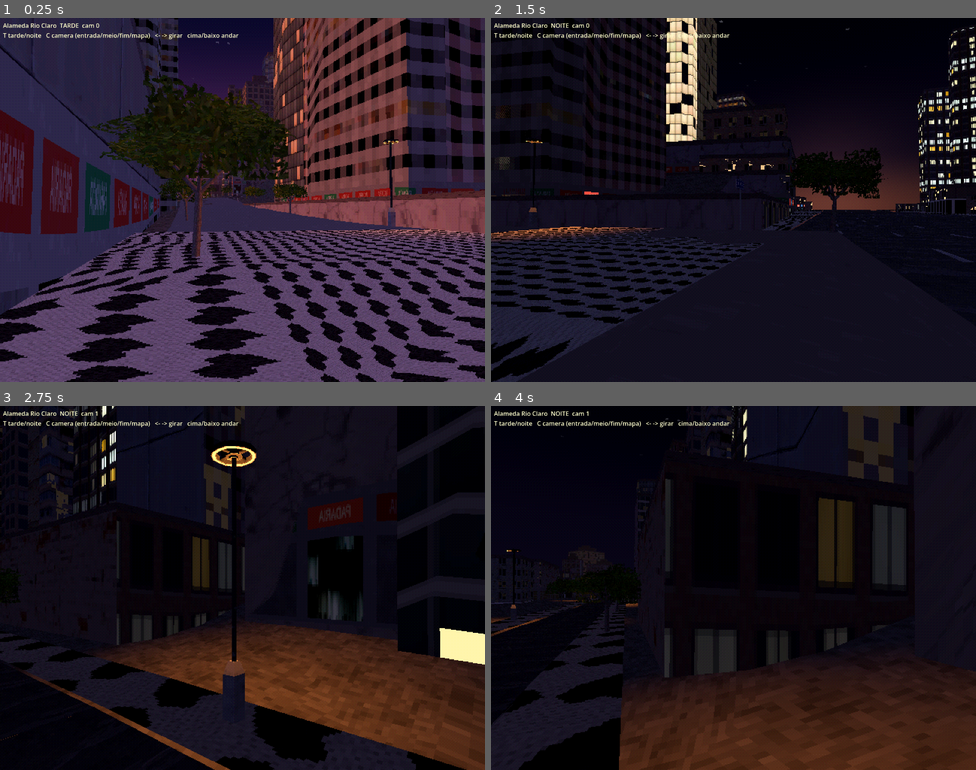
Above: before the commit, frames 1-4 (two rows, left to right).
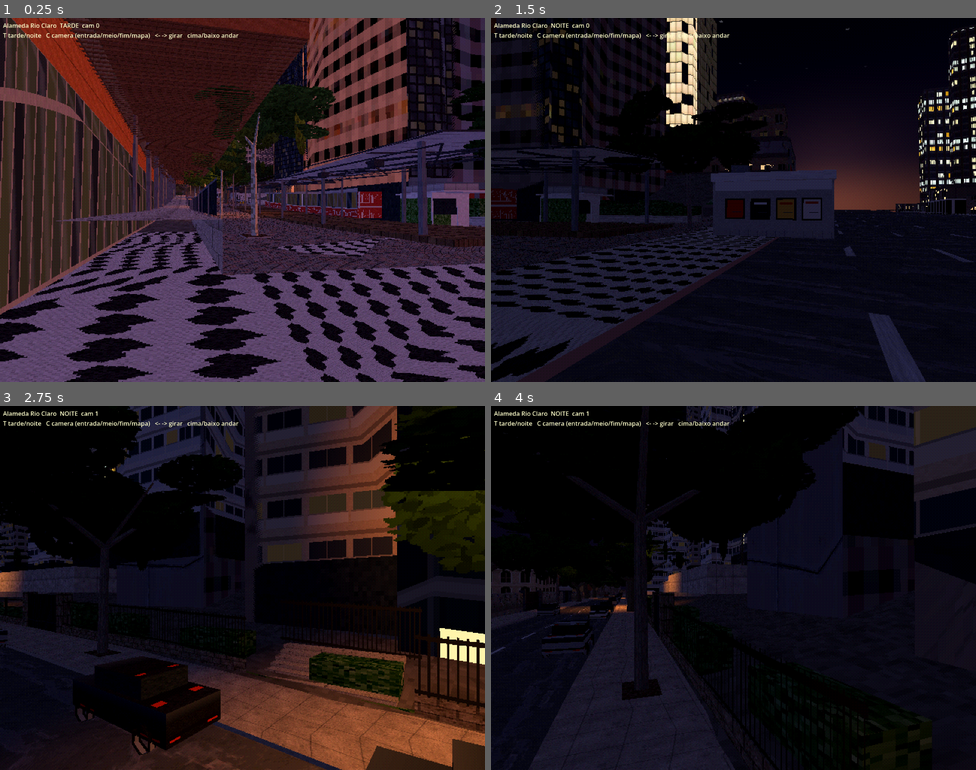
Above: after the commit, the same moments.

Repository: muricristino/walking-simulator-paulista
Game: Godot game, scene res://lab/rio_claro.tscn
Same seed, same stepped clock (60 frames per second), same inputs: the game is played once before the commit and once after it. This scene is started directly instead of the project's main scene.
Inputs (mouse positions are in pixels of both pictures, inside the frame that each line leads up to):
- Up to frame 1 (0.25 s): no input
- Up to frame 2 (1.5 s): tap Enter at 0.5 s; move the mouse to (840, 181) at 0.52 s; hold Right (ui_right) 0.53-1.28 s; tap P at 0.6 s; click (840, 181) at 0.67 s; tap Space at 0.77 s; move the mouse to (636, 218) at 1.27 s; hold Down (ui_down) from 1.28 s (still down); tap T at 1.35 s
- Up to frame 3 (2.75 s): tap Space at 1.52 s; move the mouse to (291, 507) at 2.02 s; release Down (ui_down) at 2.03 s; hold Right (ui_right) from 2.03 s (still down); tap C at 2.1 s
- Up to frame 4 (4 s): move the mouse to (709, 660) at 2.77 s; release Right (ui_right) at 2.78 s; hold Up (ui_up) 2.78-3.53 s; tap Z at 2.85 s; click (709, 660) at 2.92 s; tap Space at 3.02, 3.77 s; move the mouse to (879, 642) at 3.52 s; hold Left (ui_left) from 3.53 s (still down); tap X at 3.6 s

The runs differ from the first frame. In frame 1, 47% of the frame differs, in the area x 0-100%, y 0-82%; in frame 2, 10%; in frame 3, 42%; in frame 4, 35%.

Commit message:
feat: load blender rio claro models with ps1 materials and collision

Diff:
--- a/scripts/rio_claro.gd
+++ b/scripts/rio_claro.gd
@@ -4,6 +4,7 @@
 const PS1 := preload("res://scripts/ps1.gdshader")
 const OsmCity := preload("res://scripts/osm_city.gd")
 const Props := preload("res://scripts/props.gd")
+const Models := preload("res://scripts/rio_claro_models.gd")
 
 var data: Dictionary
 var grid: Dictionary
@@ -16,6 +17,8 @@
 var start := Vector3.ZERO
 var end := Vector3.ZERO
 var lamps := []
+var models := Models.new()
+var use_models := true
 
 
 func _init() -> void:
@@ -97,10 +100,13 @@
 	root = Node3D.new()
 	parent.add_child(root)
 	_mat("asphalt", Tex.plate("res://assets/road/b_128.png"))
-	_mat("walk", Tex.mosaic(4))
+	_mat("walk", Tex.plate("res://assets/rioclaro/tex/sidewalk.png") if models.available() else Tex.mosaic(4))
 	_mat("paving", Tex.plate("res://assets/props/concrete.png"))
 	_mat("ground", Tex.flat(Color(0.36, 0.34, 0.31), 16, 0.05, 0.4, 77))
 	_mat("curb", Tex.flat(Color(0.62, 0.6, 0.58), 8, 0.03, 0.3, 6))
+	var mroot: Node3D = null
+	if use_models and models.available():
+		mroot = models.build()
 	_terrain(skip_near_paulista)
 	_street()
 	for c in data.cross:
@@ -122,9 +128,41 @@
 	fb.add_child(cs)
 	root.add_child(fb)
 	osm.set_glow(0.18)
-	root.add_child(osm.build_data({"buildings": data.buildings}))
+	var keep := []
+	for i in data.buildings.size():
+		if not models.replaced.has(i):
+			keep.append(data.buildings[i])
+	root.add_child(osm.build_data({"buildings": keep}))
+	if mroot:
+		root.add_child(mroot)
+		for p in models.lamps:
+			var ol := OmniLight3D.new()
+			ol.position = p - Vector3(0, 0.6, 0)
+			ol.light_color = Color(1.0, 0.6, 0.28)
+			ol.light_energy = 8.0
+			ol.omni_range = 16.0
+			root.add_child(ol)
+			lamps.append(ol)
 	_furniture()
 	return root
+
+
+func along(x: float, z: float) -> float:
+	var best := INF
+	var s := 0.0
+	var acc := 0.0
+	var st: Array = data.street
+	for k in st.size() - 1:
+		var a := Vector2(st[k].p[0], st[k].p[1])
+		var b := Vector2(st[k + 1].p[0], st[k + 1].p[1])
+		var ab := b - a
+		var t := clampf((Vector2(x, z) - a).dot(ab) / maxf(ab.length_squared(), 0.001), 0.0, 1.0)
+		var d := Vector2(x, z).distance_to(a + ab * t)
+		if d < best:
+			best = d
+			s = acc + ab.length() * t
+		acc += ab.length()
+	return s
 
 
 func _terrain(skip: float) -> void:
@@ -185,7 +223,10 @@
 	start = ped[0]
 	end = road[road.size() - 1]
 	ped[0] = ped[0] + (ped[1] - ped[0]).normalized() * 16.0
-	_ribbon("paving", ped, -10.0, 10.0, 0.15)
+	if not models.covers(60.0):
+		_ribbon("paving", ped, -10.0, 10.0, 0.15)
+	if models.covers(300.0):
+		return
 	_ribbon("asphalt", road, -3.0, 3.0, 0.02)
 	_ribbon("walk", road, 3.0, 6.0, 0.17)
 	_ribbon("walk", road, -6.0, -3.0, 0.17)
@@ -235,6 +276,10 @@
 		var side := Vector3(-d.z, 0, d.x)
 		var w: float = 8.5 if st[k].w > 10.0 else 4.8
 		while next < dist + l:
+			if models.covers(next):
+				flip = -flip
+				next += 12.0
+				continue
 			var p := a + d * (next - dist) + side * w * flip
 			p.y = street_y(p.x, p.z) + 0.15
 			if int(next / 12.0) % 3 == 0:
--- /dev/null
+++ b/scripts/rio_claro_models.gd
@@ -0,0 +1,138 @@
+extends RefCounted
+
+const PS1 := preload("res://scripts/ps1.gdshader")
+const CUT := preload("res://scripts/ps1_cut.gdshader")
+const DIR := "res://assets/rioclaro/"
+const SECTIONS := ["rc_calcadao", "rc_rua"]
+
+var mats := {}
+var glow_mats := []
+var lamp_mats := []
+var replaced := {}
+var lamps := []
+var ranges := []
+var floor_faces := PackedVector3Array()
+var wall_faces := PackedVector3Array()
+
+
+func _tex(name: String) -> ImageTexture:
+	var p := ProjectSettings.globalize_path(DIR + "tex/" + name + ".png")
+	if not FileAccess.file_exists(p):
+		return null
+	return ImageTexture.create_from_image(Image.load_from_file(p))
+
+
+func material(name: String) -> ShaderMaterial:
+	if mats.has(name):
+		return mats[name]
+	var cut := name.begins_with("cut__")
+	var key := name.trim_prefix("cut__")
+	var m := ShaderMaterial.new()
+	m.shader = CUT if cut else PS1
+	m.set_shader_parameter("tex", _tex(key))
+	var e := _tex(key + "_e")
+	if e:
+		m.set_shader_parameter("glow_tex", e)
+		m.set_shader_parameter("glow", 0.2)
+		glow_mats.append(m)
+	if key == "lamp":
+		m.set_shader_parameter("emit", Vector3(1.4, 1.0, 0.6))
+		m.set_shader_parameter("unshaded", 1.0)
+		lamp_mats.append(m)
+	mats[name] = m
+	return m
+
+
+func set_glow(g: float, night: bool) -> void:
+	for m in glow_mats:
+		m.set_shader_parameter("glow", g)
+	for m in lamp_mats:
+		m.set_shader_parameter("emit", Vector3(2.2, 1.3, 0.5) if night else Vector3(1.2, 0.9, 0.6))
+
+
+func available() -> bool:
+	for s in SECTIONS:
+		if ResourceLoader.exists(DIR + s + ".glb"):
+			return true
+	return false
+
+
+func build() -> Node3D:
+	var root := Node3D.new()
+	root.name = "RioClaroModels"
+	for s in SECTIONS:
+		if not ResourceLoader.exists(DIR + s + ".glb"):
+			continue
+		var meta_path := ProjectSettings.globalize_path(DIR + s + ".json")
+		if FileAccess.file_exists(meta_path):
+			var meta: Dictionary = JSON.parse_string(FileAccess.get_file_as_string(meta_path))
+			for i in meta.get("replaced", []):
+				replaced[int(i)] = true
+			for l in meta.get("lamps", []):
+				lamps.append(Vector3(l[0], l[1], l[2]))
+			if meta.has("range"):
+				ranges.append(Vector2(meta.range[0], meta.range[1]))
+		var scene: PackedScene = load(DIR + s + ".glb")
+		var inst := scene.instantiate()
+		_walk(inst, root)
+		inst.free()
+	_body(root, floor_faces, 2)
+	_body(root, wall_faces, 1)
+	return root
+
+
+func covers(s: float) -> bool:
+	for r in ranges:
+		if s >= r.x and s <= r.y:
+			return true
+	return false
+
+
+func _walk(n: Node, root: Node3D) -> void:
+	for c in n.get_children():
+		_walk(c, root)
+	if not (n is MeshInstance3D):
+		return
+	var mi: MeshInstance3D = n
+	var xf := mi.global_transform if mi.is_inside_tree() else _xf(mi)
+	if String(mi.name).begins_with("COL_"):
+		var faces := xf * mi.mesh.get_faces()
+		if String(mi.name).begins_with("COL_floor"):
+			floor_faces.append_array(faces)
+		else:
+			wall_faces.append_array(faces)
+		return
+	var out := MeshInstance3D.new()
+	out.name = mi.name
+	out.mesh = mi.mesh
+	out.transform = xf
+	out.cast_shadow = GeometryInstance3D.SHADOW_CASTING_SETTING_OFF
+	for i in mi.mesh.get_surface_count():
+		var sm := mi.mesh.surface_get_material(i)
+		var nm := sm.resource_name if sm else "white"
+		out.set_surface_override_material(i, material(nm))
+	root.add_child(out)
+
+
+func _xf(n: Node) -> Transform3D:
+	var t := Transform3D.IDENTITY
+	var p := n
+	while p and p is Node3D:
+		t = (p as Node3D).transform * t
+		p = p.get_parent()
+	return t
+
+
+func _body(root: Node3D, faces: PackedVector3Array, layer: int) -> void:
+	if faces.is_empty():
+		return
+	var body := StaticBody3D.new()
+	body.collision_layer = layer
+	body.collision_mask = 0
+	var cs := CollisionShape3D.new()
+	var shape := ConcavePolygonShape3D.new()
+	shape.set_faces(faces)
+	shape.backface_collision = true
+	cs.shape = shape
+	body.add_child(cs)
+	root.add_child(body)
Not shown, added: scripts/rio_claro.gd.uid
Not shown, added: scripts/rio_claro_models.gd.uid
